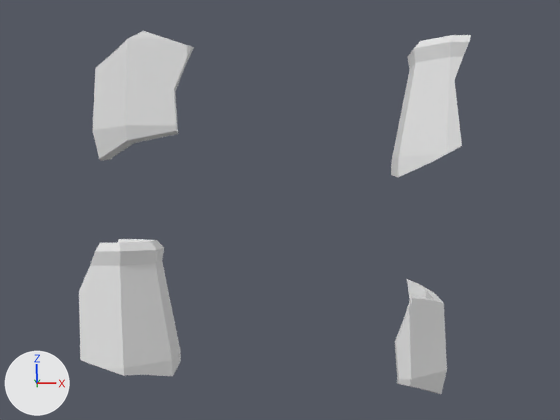
Two versions of the Blender file assets/scenes/repair/fire_trials_pot.blend, one commit apart.
Rendered twice from the file's camera 'Camera'. The axes (+X, +Y, +Z) are drawn at lower left. The lights are the same throughout. The older version comes first. The same objects are shown in both versions, whatever each file hides.

The first picture shows 'pot_shard_0_start', 'pot_shard_1_start', 'pot_shard_2_start', 'pot_shard_3_start'.
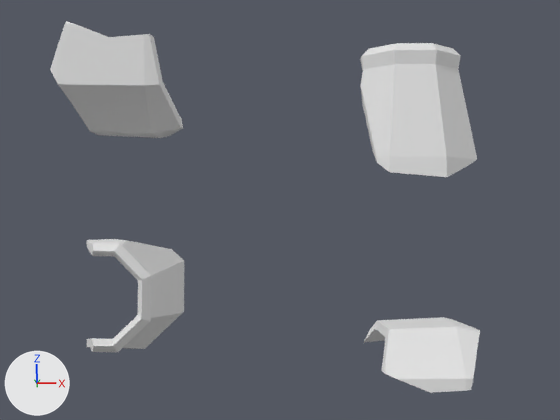
Commit message: Make pot shard puzzle more interesting

Where the change shows, as pixel boxes (x1, y1, x2, y2) in the pictures (560 x 420 px):
'pot_shard_3_start', turned
    before: (391, 35, 471, 177)
    after: (360, 43, 477, 177)
'pot_shard_2_start', turned
    before: (79, 239, 181, 376)
    after: (87, 239, 184, 352)
'pot_shard_1_start', turned
    before: (93, 31, 194, 161)
    after: (50, 21, 183, 138)
'pot_shard_0_start', turned
    before: (395, 279, 447, 394)
    after: (364, 317, 480, 393)

Patch to the scene script:
```diff
--- a/assets/scenes/repair/fire_trials_pot.blend.py
+++ b/assets/scenes/repair/fire_trials_pot.blend.py
@@ ob_pot_shard_1_start @@
 ob_pot_shard_1_start.location = (-2.68, 0.15, 1.6)
+ob_pot_shard_1_start.rotation_euler = (0.0, -1.571, 0.0)  # degrees (0, -90, 0)
@@ ob_pot_shard_0_start @@
 ob_pot_shard_0_start.location = (2.33, 0.35, -2.36)
+ob_pot_shard_0_start.rotation_euler = (0.0, -1.571, 0.0)  # degrees (0, -90, 0)
@@ ob_pot_shard_2_start @@
 ob_pot_shard_2_start.location = (-2.44, 0.52, -1.7)
+ob_pot_shard_2_start.rotation_euler = (1.571, 0.0, 0.0)  # degrees (90, 0, 0)
@@ ob_pot_shard_3_start @@
 ob_pot_shard_3_start.location = (2.25, 0.6, 1.6)
+ob_pot_shard_3_start.rotation_euler = (0.0, 0.0, 1.571)  # degrees (0, 0, 90)
```
